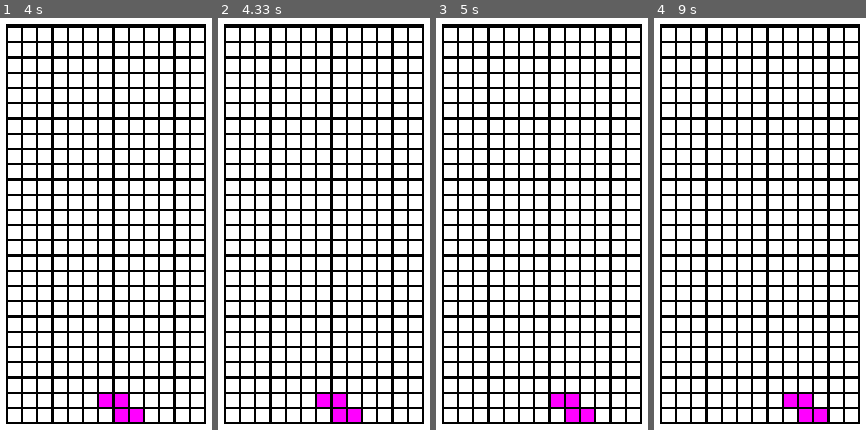
Above: before the commit, frames 1-4 (left to right).
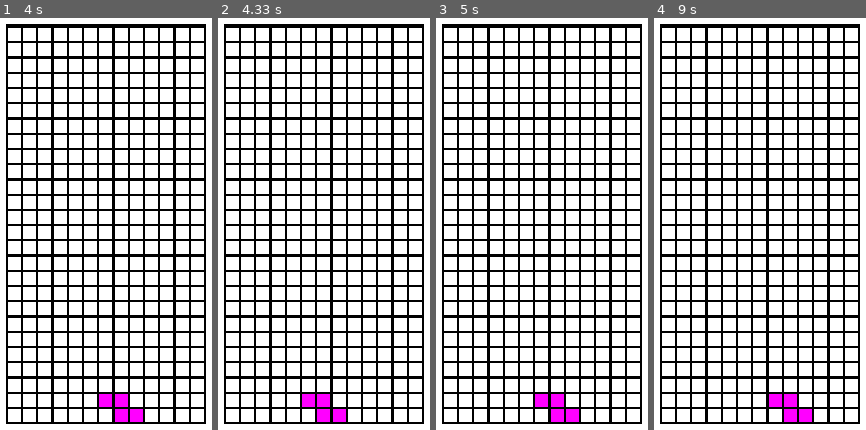
Above: after the commit, the same moments.

Repository: IM-THE-GRASS/pygame-tetris-remake
Game: pygame game, started from main.py
Same seed, same stepped clock (60 frames per second), same inputs: the game is played once before the commit and once after it.
Inputs:
- Up to frame 1 (4 s): tap Space at 0.33, 0.73, 1.03, 1.23, 1.53, 1.73, 2.03, 2.63, 2.93, 3.07, 3.37 s; hold Right 0.67-1.13 s; hold Right 1.17-1.63 s; hold Left 1.67-2.2 s; hold Left 2.57-2.97 s; hold Right 3-3.63 s
- Up to frame 2 (4.33 s): hold Left from 4.07 s (still down); tap Space at 4.13 s
- Up to frame 3 (5 s): tap Space at 4.43, 4.63, 4.93 s; release Left at 4.53 s; hold Right from 4.57 s (still down)
- Up to frame 4 (9 s): release Right at 5.03 s; hold Right 5.07-5.53 s; tap Space at 5.13, 5.43, 5.63, 5.93, 6.53, 6.83, 6.97, 7.27, 8.03, 8.33, 8.53, 8.83 s; hold Left 5.57-6.1 s; hold Left 6.47-6.87 s; hold Right 6.9-7.53 s; hold Left 7.97-8.43 s; hold Right 8.47-8.93 s; hold Right from 8.97 s (still down)

Frame 1 is identical in both runs. In frame 2, 0.8% of the frame differs, in the area x 39-68%, y 91-99%; in frame 3, 0.8%; in frame 4, 0.8%.

Commit message:
Update main.py

Diff:
--- a/main.py
+++ b/main.py
@@ -16,6 +16,7 @@
 window_width = 400
 window_height = 600
 start_pos = (int(columns / 2), lines - 4)
+lock_delay = 3
 
 center = (window_width/2,window_height/2)
 I = {0:((0,0),(1,0),(2,0),(3,0)), 1:((0,-0),(0,-1),(0,-2),(0,-3)),2:((0,0),(-1,0),(-2,0),(-3,0)), 3:((0,0),(0,1),(0,2),(0,3))}
@@ -107,8 +108,11 @@
 
         squares[(i, line)] = {"rect": sq, "color": (255,255,255), "state": 0}
 current_peice = peice(Z, start_pos)
-
+lock_timer = 0
+lock_timer_enabled = False
+lock_delay = lock_delay * 60
 while running:
+    clock.tick(60)
     for event in pygame.event.get():
         if event.type == pygame.QUIT:
             running = False
@@ -128,24 +132,31 @@
                 current_peice.pos = (current_peice.pos[0], current_peice.pos[1] - 1)
                 for i in range(lines):
                     current_peice.pos = (current_peice.pos[0], 0)
-    print(current_peice.grounded)
     current_positions = current_peice.current_positions.keys()
     for sq_pos in current_positions:
-        print(sq_pos)
         if sq_pos[1] < 1 and current_peice.grounded == False:
             current_peice.grounded = True
+    if current_peice.grounded and lock_timer_enabled == False:
+        print("as")
+        lock_timer_enabled == True
+        print(lock_timer_enabled)
+
+    if lock_timer_enabled and lock_timer >= lock_delay:
+        current_peice = peice(L, start_pos)
+        lock_timer = 0
+    lock_timer += 1
 
 
+    current_peice.draw()
     screen.fill((255, 255, 255))
     pygame.draw.rect(screen, (0,0,0), board)
 
-    clock.tick(60)
+
     if gravity_wait > 60:
         current_peice.pos = (current_peice.pos[0],current_peice.pos[1] - 1)
         gravity_wait = 0
+
     gravity_wait += 1
-
-    current_peice.draw()
 
     for square in squares.values():
         pygame.draw.rect(screen, square["color"], square["rect"])
